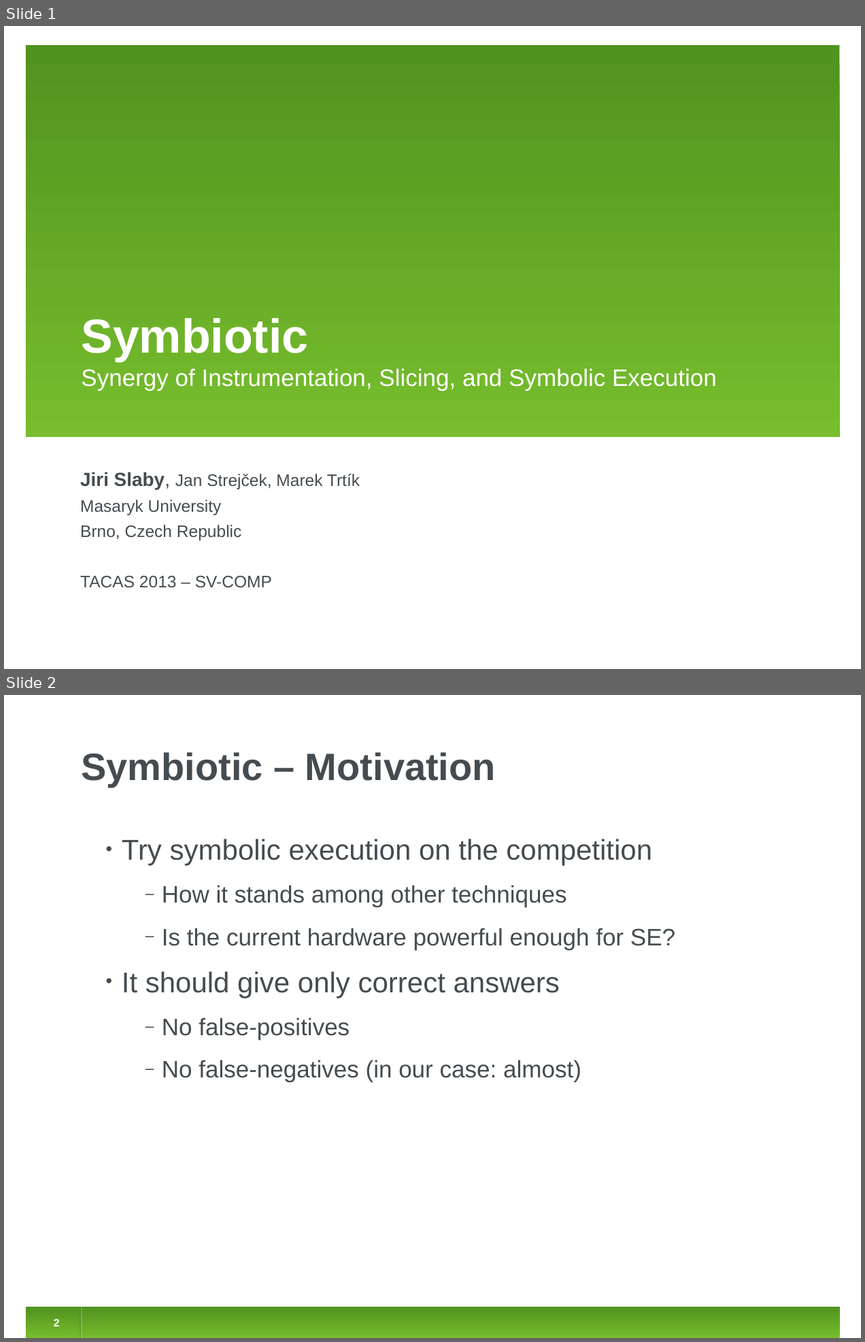
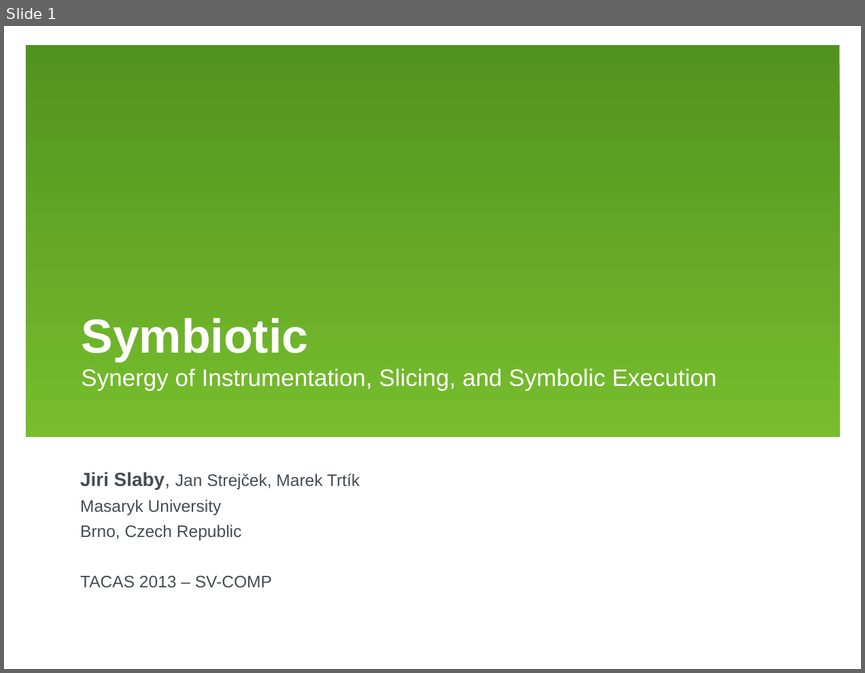
Before and after one commit to jirislaby/writings, a slide deck: presentations/tacas2013.odp. Shown one above the other, each under a label of ours: slides 1 and 2 before the commit, slide 1 after it. The pictures are 865x1342 and 865x673 pixels, drawn with LibreOffice and Linux fonts; fonts in the diff are those of the drawing. Boxes give left, top, right and bottom in pixels: in the first picture for what was removed or moved away, otherwise in the second. Text is boxed around its words. In the diff, an @@ line names an element or a change of style, - is before the commit and + after.

```diff
--- a/presentations/tacas2013.odp
+++ b/presentations/tacas2013.odp
@@ slide 2 removed at (4,695,861,1338), background #FFFFFF @@
@@ title removed at (81,752,496,787) @@
-Symbiotic – Motivation
@@ text removed at (122,838,675,1082) @@
-• Try symbolic execution on the competition
-  ‒ How it stands among other techniques
-  ‒ Is the current hardware powerful enough for SE?
-• It should give only correct answers
-  ‒ No false-positives
-  ‒ No false-negatives (in our case: almost)
@@ rectangle removed at (26,1307,839,1338) @@
@@ page number removed at (54,1319,60,1326) @@
-2
@@ line removed from (80, 1307) to (80, 1338) @@
@@ line removed from (81, 1307) to (81, 1338) @@
```
Also in this commit, not shown: 4 slides changed, 8 slides added, 4 other slides removed.
